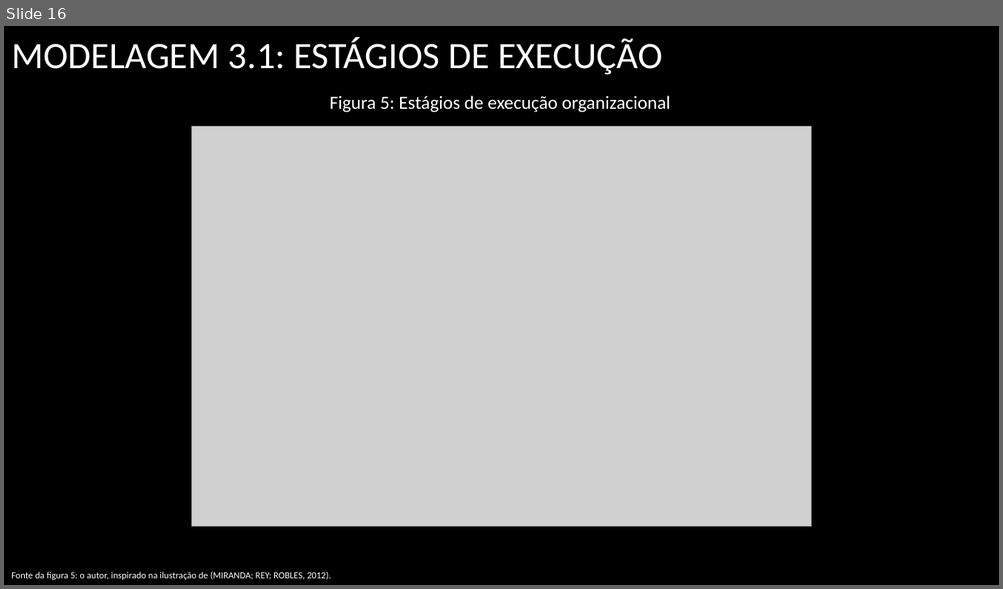
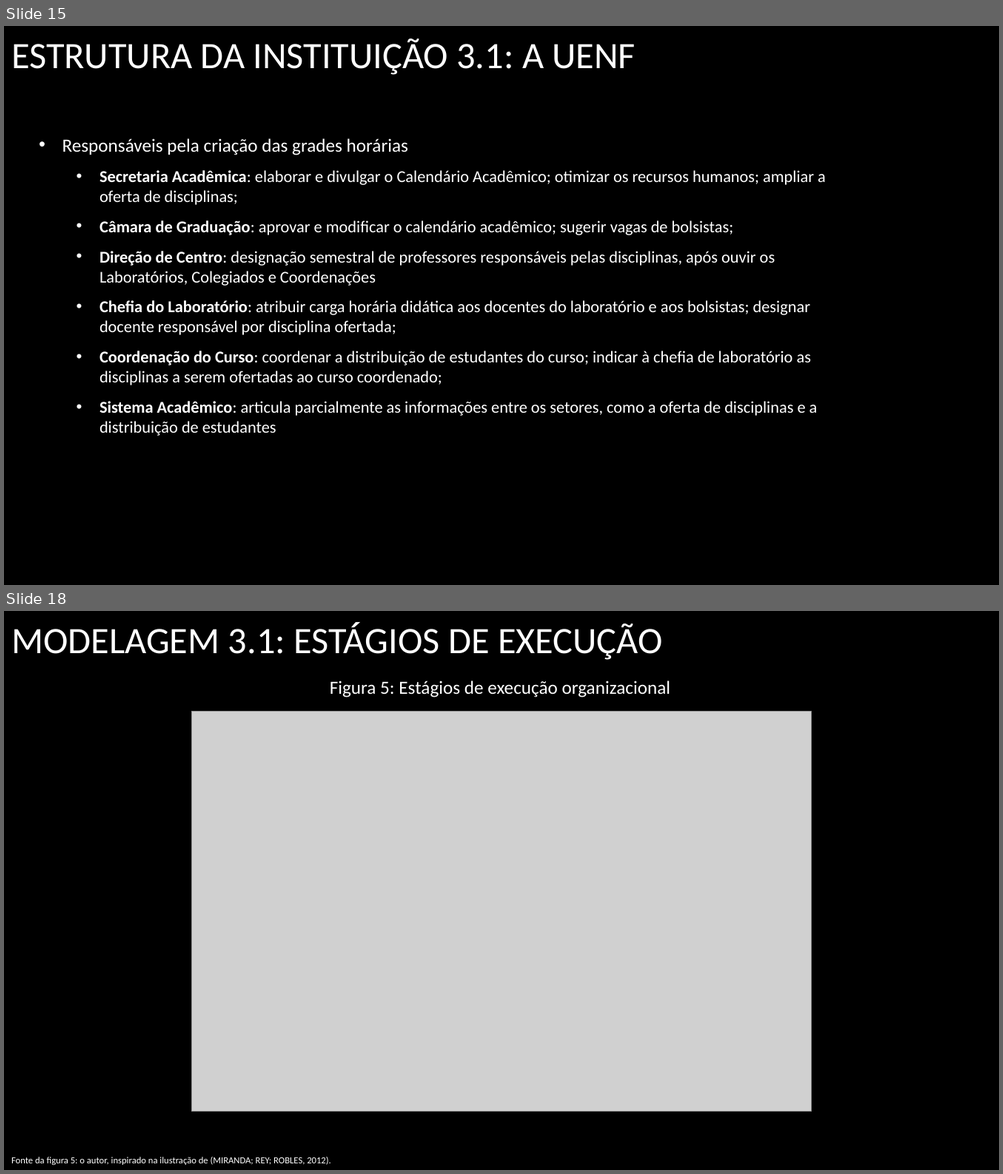
Before and after one commit to UENF-Organizacao-de-Disciplinas/INF01131-Monografia, a slide deck: Files/Apresentações/Apresentação Final.pptx. Shown one above the other, each under a label of ours: slide 16 before the commit, slides 15 and 18 after it; the slides between them are not shown. The pictures are 1003x589 and 1003x1174 pixels, drawn with LibreOffice and Linux fonts; fonts in the diff are those of the drawing; grey boxes stand for pictures; background and template pictures are left out. Boxes give left, top, right and bottom in pixels: in the first picture for what was removed or moved away, otherwise in the second. Text is boxed around its words. In the diff, an @@ line names an element or a change of style, - is before the commit and + after.

Commit message:
fui até 3.2: entrevistas

```diff
--- a/Files/Apresentações/Apresentação Final.pptx
+++ b/Files/Apresentações/Apresentação Final.pptx
@@ slide 15 added at box(4, 26, 999, 585), background picture (left out) @@
@@ title added at box(11, 39, 636, 75), 36 pt, text #FFFFFF @@
+ESTRUTURA DA INSTITUIÇÃO 3.1: A UENF
@@ text added at box(62, 138, 825, 436), 16 pt, text #FFFFFF @@
+• Responsáveis pela criação das grades horárias
+  • Secretaria Acadêmica: elaborar e divulgar o Calendário Acadêmico; otimizar os recursos humanos; ampliar a oferta de disciplinas;
+  • Câmara de Graduação: aprovar e modificar o calendário acadêmico; sugerir vagas de bolsistas;
+  • Direção de Centro: designação semestral de professores responsáveis pelas disciplinas, após ouvir os Laboratórios, Colegiados e Coordenações
+  • Chefia do Laboratório: atribuir carga horária didática aos docentes do laboratório e aos bolsistas; designar docente responsável por disciplina ofertada;
+  • Coordenação do Curso: coordenar a distribuição de estudantes do curso; indicar à chefia de laboratório as disciplinas a serem ofertadas ao curso coordenado;
+  • Sistema Acadêmico: articula parcialmente as informações entre os setores, como a oferta de disciplinas e a distribuição de estudantes
@@ what was slide 16 is now slide 18 @@
```
Also in this commit, not shown: 9 slides changed, 5 other slides added, 4 slides removed.
